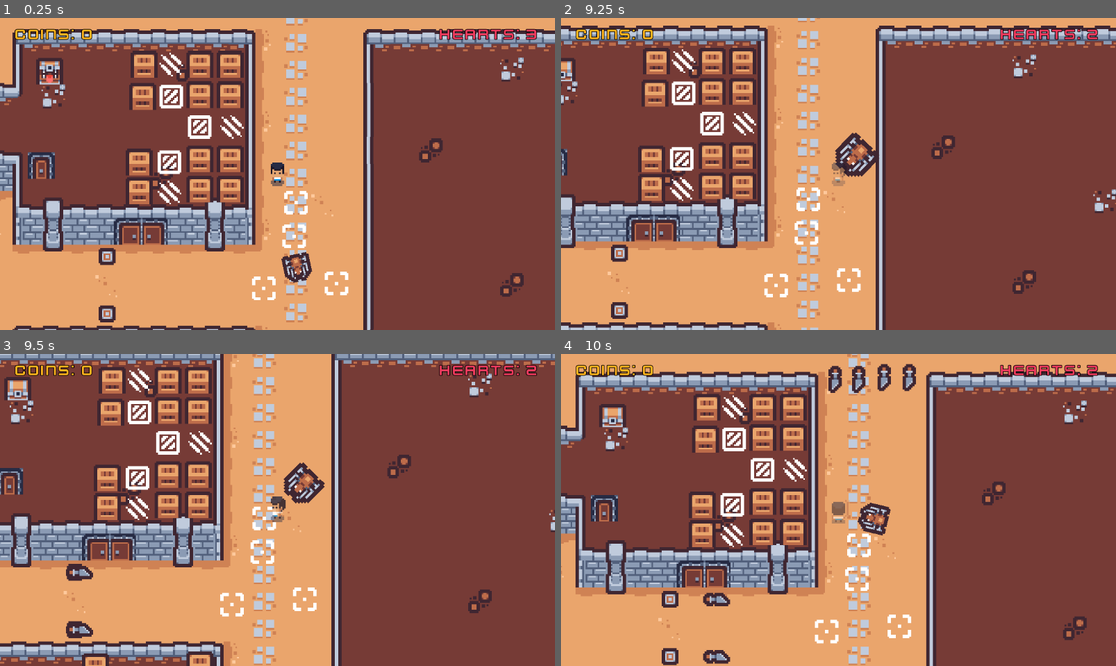
Above: before the commit, frames 1-4 (two rows, left to right).
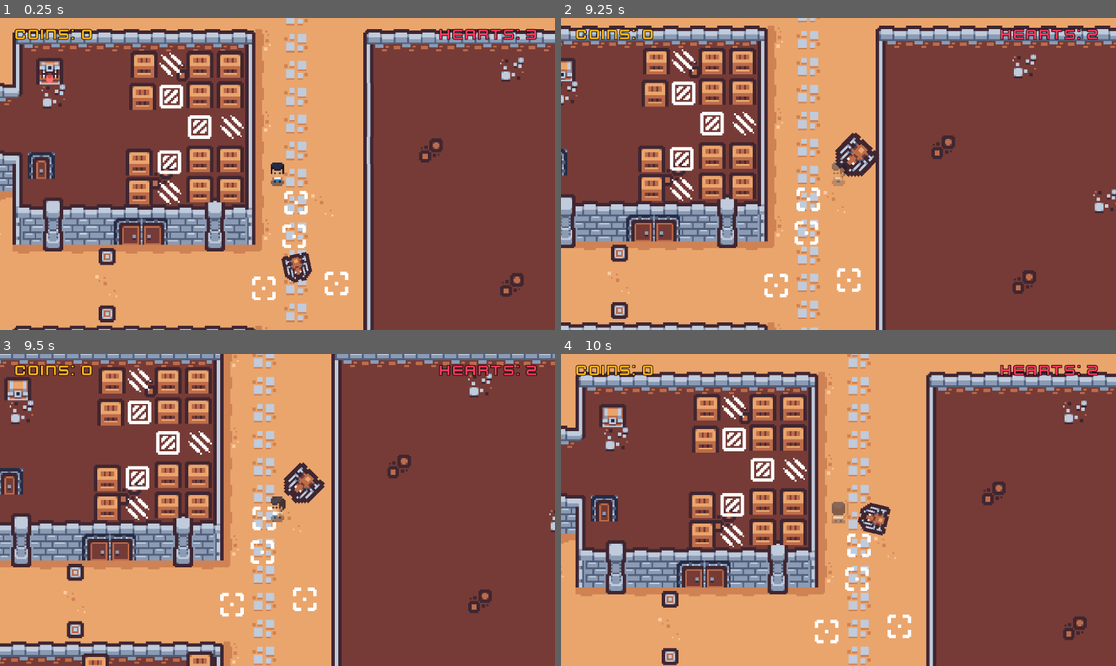
Above: after the commit, the same moments.

Repository: ki8yk8/game-dev-resolution
Game: Godot game, scene res://scenes/game_play.tscn
Two runs of this game, one before a commit and one after it. Both use one fixed random seed, a clock stepped at 60 frames per second and the inputs below. Sound files missing from this copy of the repository are replaced by a short silence.
Inputs (mouse positions are in pixels of both pictures, inside the frame that each line leads up to):
- Up to frame 1 (0.25 s): no input
- Up to frame 2 (9.25 s): tap Enter at 0.5 s; move the mouse to (960, 158) at 0.52 s; hold D (right) 0.53-1.28 s; tap Space (action) every 2.25 s from 0.6 to 7.35 s; click (960, 158) at 0.67 s; move the mouse to (727, 189) at 1.27 s; hold Down (down) 1.28-2.03 s; tap Alt every 2.25 s from 1.35 to 8.1 s; move the mouse to (894, 105) at 2.02 s; hold D (right) 2.03-2.78 s; tap Shift every 2.25 s from 2.1 to 8.85 s; move the mouse to (810, 236) at 2.77 s; hold Up (up) 2.78-3.53 s; click (810, 236) at 2.92 s; move the mouse to (1005, 220) at 3.52 s; hold A (left) 3.53-5.03 s; move the mouse to (672, 127) at 4.27 s; move the mouse to (866, 174) at 5.02 s; hold Down (down) 5.03-5.78 s; click (866, 174) at 5.17 s; move the mouse to (755, 96) at 5.77 s; hold D (right) 5.78-6.53 s; move the mouse to (960, 158) at 6.52 s; hold Up (up) 6.53-7.28 s; move the mouse to (727, 189) at 7.27 s; hold D (right) 7.28-8.03 s; click (727, 189) at 7.42 s; move the mouse to (894, 105) at 8.02 s; hold Down (down) 8.03-8.78 s; move the mouse to (810, 236) at 8.77 s; hold A (left) from 8.78 s (still down)
- Up to frame 3 (9.5 s): keep holding A (left)
- Up to frame 4 (10 s): move the mouse to (1005, 556) at 9.52 s; release A (left) at 9.53 s; hold Up (up) from 9.53 s (still down); tap Space (action) at 9.6 s; click (1005, 556) at 9.67 s

Frames 1-2 are identical in both runs. In frame 3, 0.3% of the frame differs, in the area x 11-17%, y 67-91%; in frame 4, 1.1%, in the area x 25-64%, y 3-100%.

Commit message:
invinvibility means no push trap activation

Diff:
--- a/scripts/push_trap_trigger.gd
+++ b/scripts/push_trap_trigger.gd
@@ -7,6 +7,11 @@
 @onready var timer = $Timer
 
 func _on_body_entered(body: Node2D) -> void:
+	if body is not Player:
+		return
+	# invincible player doesn't triggers the push trap
+	if body.invincible:
+		return
 	# if this is cooldown then, donot do anythng
 	if cooldown:
 		return
